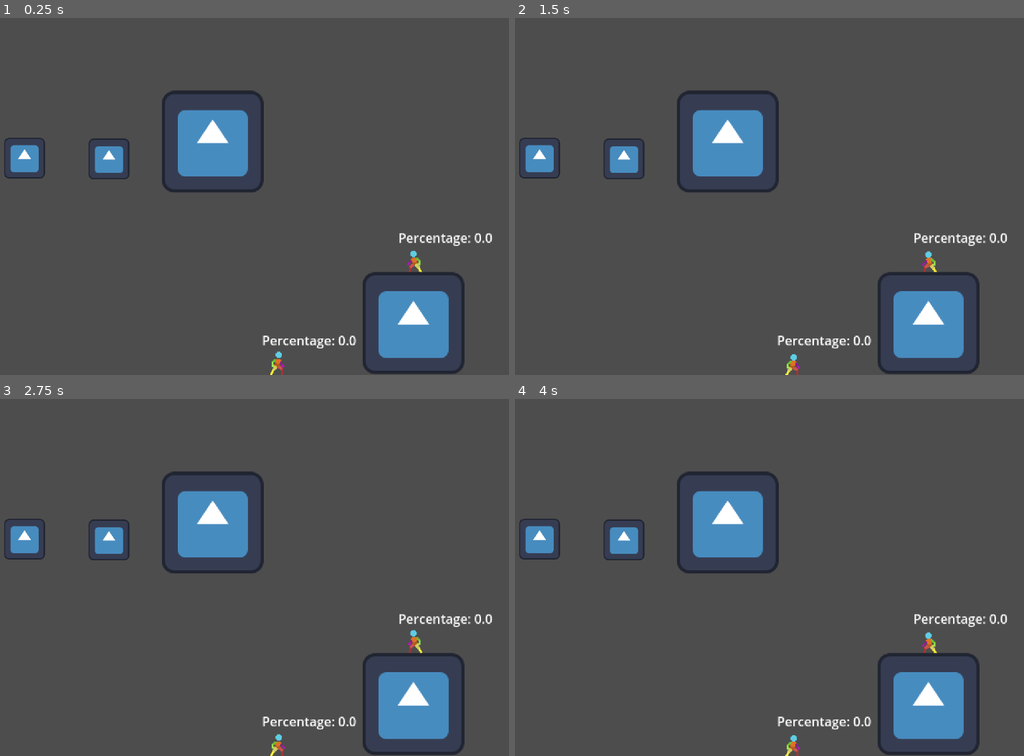
Above: before the commit, frames 1-4 (two rows, left to right).
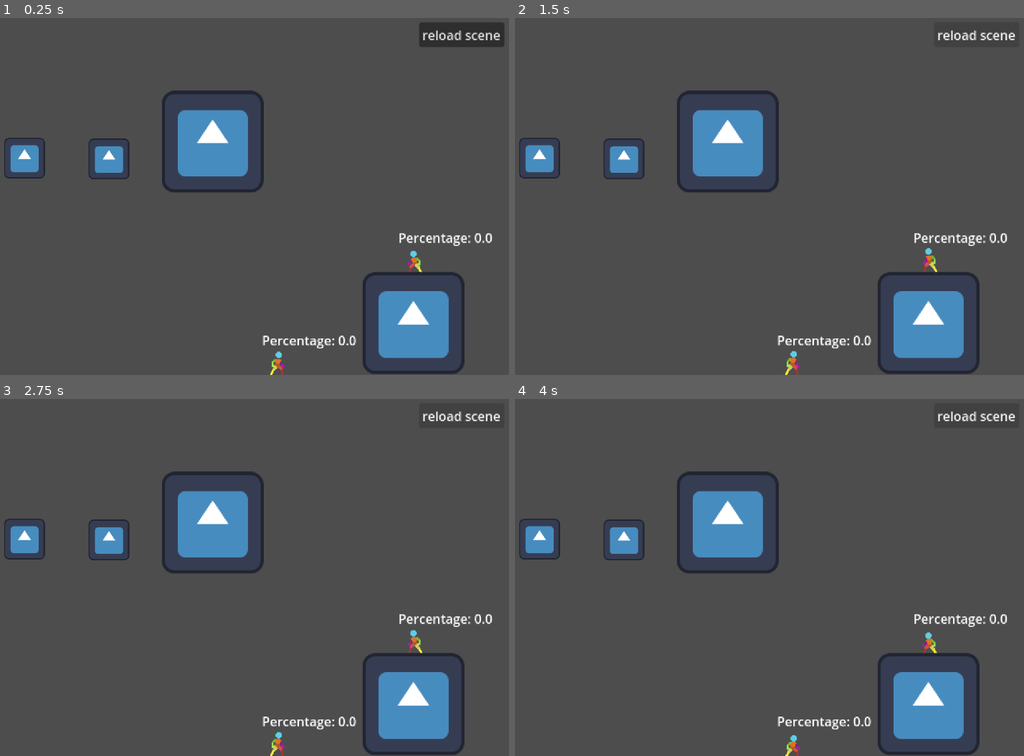
Above: after the commit, the same moments.

Repository: Super-Chess-Bros-Studios/Super-Chess-Bros
Game: Godot game, scene res://scenes/main/main.tscn
Two runs of this game, one before a commit and one after it. Both use one fixed random seed, a clock stepped at 60 frames per second and the inputs below. The engine's default icon, where the game draws it, is replaced by a stand-in: a white triangle on a blue panel in a dark square.
Inputs (mouse positions are in pixels of both pictures, inside the frame that each line leads up to):
- Up to frame 1 (0.25 s): no input
- Up to frame 2 (1.5 s): click (978, 35) at 0.5 s, where only the run after the commit has a clickable "reload scene"; tap Enter (ui_accept) at 1.25 s; hold Up (ui_up) from 1.28 s (still down)
- Up to frame 3 (2.75 s): keep holding Up (ui_up); tap Enter (ui_accept) at 1.52, 2.27 s
- Up to frame 4 (4 s): release Up (ui_up) at 2.78 s; hold Down (ui_down) 2.78-3.53 s; tap Enter (ui_accept) at 3.5, 3.77 s; hold Up (ui_up) from 3.53 s (still down)

The runs differ from the first frame. In frame 1, 1.1% of the frame differs, in the area x 82-100%, y 1-9%; in frame 2, 0.4%; in frame 3, 0.3%; in frame 4, 0.2%.

Commit message:
added a button to reload the test scene

Diff:
--- a/Scenes/testScene.tscn
+++ b/Scenes/testScene.tscn
@@ -19,6 +19,16 @@
 
 [sub_resource type="RectangleShape2D" id="RectangleShape2D_sj726"]
 size = Vector2(130, 130)
+
+[sub_resource type="GDScript" id="GDScript_3sglg"]
+script/source = "extends Button
+
+func _ready() -> void:
+	connect(\"pressed\", reload_scene)
+
+func reload_scene():
+	get_tree().reload_current_scene()
+"
 
 [node name="TestScene" type="Node2D"]
 
@@ -105,5 +115,13 @@
 position = Vector2(0, 7.62939e-06)
 shape = SubResource("RectangleShape2D_sj726")
 
+[node name="Button" type="Button" parent="."]
+offset_left = 213.0
+offset_top = -443.0
+offset_right = 320.0
+offset_bottom = -412.0
+text = "reload scene"
+script = SubResource("GDScript_3sglg")
+
 [editable path="Player1"]
 [editable path="Player2"]
--- a/scenes/characters/Test_Char.tscn
+++ b/scenes/characters/Test_Char.tscn
@@ -1,24 +1,24 @@
 [gd_scene load_steps=69 format=3 uid="uid://5b3fmt2t3sc6"]
 
-[ext_resource type="Texture2D" uid="uid://cian1bln36x04" path="res://Assets/Sprites/2D-Pixel-Art-Character-Template/Idle/Player Idle 48x48.png" id="1_qb3vb"]
-[ext_resource type="Texture2D" uid="uid://bqyk2a78fddjq" path="res://Assets/Sprites/2D-Pixel-Art-Character-Template/Air Spin/player air spin 48x48.png" id="1_w1xps"]
-[ext_resource type="Texture2D" uid="uid://cng3raykcvqid" path="res://Assets/Sprites/2D-Pixel-Art-Character-Template/Hurt-Damaged/Player Hurt 48x48.png" id="2_0owkq"]
-[ext_resource type="Texture2D" uid="uid://b4n23iawe35lj" path="res://Assets/Sprites/2D-Pixel-Art-Character-Template/Katana Run/player katana run 48x48.png" id="2_3ywid"]
-[ext_resource type="Texture2D" uid="uid://dw6hhljdcgqhb" path="res://Assets/Sprites/2D-Pixel-Art-Character-Template/Sword Stab/Player Sword Stab 96x48.png" id="2_7t1rv"]
-[ext_resource type="Texture2D" uid="uid://dnbpd4aomrs78" path="res://Assets/Sprites/2D-Pixel-Art-Character-Template/Katana Run Attack/player katana running attack (upper body).png" id="2_mlf1o"]
-[ext_resource type="Texture2D" uid="uid://wki3ktckg317" path="res://Assets/Sprites/2D-Pixel-Art-Character-Template/Crouch-Idle/Player Crouch-Idle 48x48.png" id="3_4jtsn"]
-[ext_resource type="Texture2D" uid="uid://dod3yafs6veon" path="res://Assets/Sprites/2D-Pixel-Art-Character-Template/Jump/player new jump 48x48.png" id="3_ndpjv"]
-[ext_resource type="Texture2D" uid="uid://cyg5e613cod0w" path="res://Assets/Sprites/2D-Pixel-Art-Character-Template/Dash/dash.png" id="4_ld6di"]
+[ext_resource type="Texture2D" uid="uid://cian1bln36x04" path="res://assets/sprites/2D-Pixel-Art-Character-Template/2D-Pixel-Art-Character-Template/Idle/Player Idle 48x48.png" id="1_qb3vb"]
+[ext_resource type="Texture2D" uid="uid://bqyk2a78fddjq" path="res://assets/sprites/2D-Pixel-Art-Character-Template/Air Spin/player air spin 48x48.png" id="1_w1xps"]
+[ext_resource type="Texture2D" uid="uid://cng3raykcvqid" path="res://assets/sprites/2D-Pixel-Art-Character-Template/2D-Pixel-Art-Character-Template/Hurt-Damaged/Player Hurt 48x48.png" id="2_0owkq"]
+[ext_resource type="Texture2D" uid="uid://b4n23iawe35lj" path="res://assets/sprites/2D-Pixel-Art-Character-Template/2D-Pixel-Art-Character-Template/Katana Run/player katana run 48x48.png" id="2_3ywid"]
+[ext_resource type="Texture2D" uid="uid://dw6hhljdcgqhb" path="res://assets/sprites/2D-Pixel-Art-Character-Template/2D-Pixel-Art-Character-Template/Sword Stab/Player Sword Stab 96x48.png" id="2_7t1rv"]
+[ext_resource type="Texture2D" uid="uid://dnbpd4aomrs78" path="res://assets/sprites/2D-Pixel-Art-Character-Template/2D-Pixel-Art-Character-Template/Katana Run Attack/player katana running attack (upper body).png" id="2_mlf1o"]
+[ext_resource type="Texture2D" uid="uid://wki3ktckg317" path="res://assets/sprites/2D-Pixel-Art-Character-Template/2D-Pixel-Art-Character-Template/Crouch-Idle/Player Crouch-Idle 48x48.png" id="3_4jtsn"]
+[ext_resource type="Texture2D" uid="uid://dod3yafs6veon" path="res://assets/sprites/2D-Pixel-Art-Character-Template/2D-Pixel-Art-Character-Template/Jump/player new jump 48x48.png" id="3_ndpjv"]
+[ext_resource type="Texture2D" uid="uid://cyg5e613cod0w" path="res://assets/sprites/2D-Pixel-Art-Character-Template/2D-Pixel-Art-Character-Template/Dash/dash.png" id="4_ld6di"]
 [ext_resource type="Script" uid="uid://dd7u0yqwtonu1" path="res://scripts/character_scripts/state_machine/state_machine.gd" id="5_422c8"]
 [ext_resource type="Script" uid="uid://rg3jnrlnyt6m" path="res://scripts/character_scripts/state_machine/states/test_char/test_idle.gd" id="5_dgi44"]
-[ext_resource type="Texture2D" uid="uid://cse02smgimka2" path="res://Assets/Sprites/2D-Pixel-Art-Character-Template/Roll/Player Roll 48x48.png" id="6_du7ul"]
+[ext_resource type="Texture2D" uid="uid://cse02smgimka2" path="res://assets/sprites/2D-Pixel-Art-Character-Template/2D-Pixel-Art-Character-Template/Roll/Player Roll 48x48.png" id="6_du7ul"]
 [ext_resource type="Script" uid="uid://ctsqulv68cgxy" path="res://scripts/character_scripts/state_machine/states/test_char/test_run.gd" id="6_kpwuy"]
 [ext_resource type="Script" uid="uid://dbyyiifx7mbga" path="res://scripts/character_scripts/state_machine/states/test_char/test_crouch.gd" id="7_2137q"]
 [ext_resource type="Script" uid="uid://b5d57x8h3avr5" path="res://scripts/character_scripts/state_machine/states/test_char/test_jumpsquat.gd" id="8_cqar7"]
 [ext_resource type="Script" uid="uid://db3y4jnn8ci5y" path="res://scripts/character_scripts/state_machine/states/character_attributes.gd" id="8_h8dpt"]
-[ext_resource type="Texture2D" uid="uid://ir5skolpkk33" path="res://Assets/Sprites/2D-Pixel-Art-Character-Template/Wall Slide/player wall slide (left) 48x48.png" id="9_a88om"]
+[ext_resource type="Texture2D" uid="uid://ir5skolpkk33" path="res://assets/sprites/2D-Pixel-Art-Character-Template/2D-Pixel-Art-Character-Template/Wall Slide/player wall slide (left) 48x48.png" id="9_a88om"]
 [ext_resource type="Script" uid="uid://xq4wnlhqxdlm" path="res://scripts/character_scripts/state_machine/states/test_char/test_jump.gd" id="9_qga04"]
-[ext_resource type="Texture2D" uid="uid://ddnfd5nmu3unk" path="res://Assets/Sprites/2D-Pixel-Art-Character-Template/Katana Air Attack/player katana air attack (upper body) 80x64.png" id="9_tqteo"]
+[ext_resource type="Texture2D" uid="uid://ddnfd5nmu3unk" path="res://assets/sprites/2D-Pixel-Art-Character-Template/2D-Pixel-Art-Character-Template/Katana Air Attack/player katana air attack (upper body) 80x64.png" id="9_tqteo"]
 [ext_resource type="Script" uid="uid://dsq2k53fkg20h" path="res://scripts/character_scripts/state_machine/states/test_char/test_short_hop.gd" id="11_0l6pb"]
 [ext_resource type="Script" uid="uid://dxn1tegm7uca6" path="res://scripts/character_scripts/state_machine/states/test_char/test_fall.gd" id="11_hmptn"]
 [ext_resource type="Script" uid="uid://d26weydsrf1ra" path="res://scripts/character_scripts/state_machine/states/test_char/test_initial_dash.gd" id="13_va0ok"]
Not shown: 1 places in Scenes/testScene.tscn that only renumber resources
